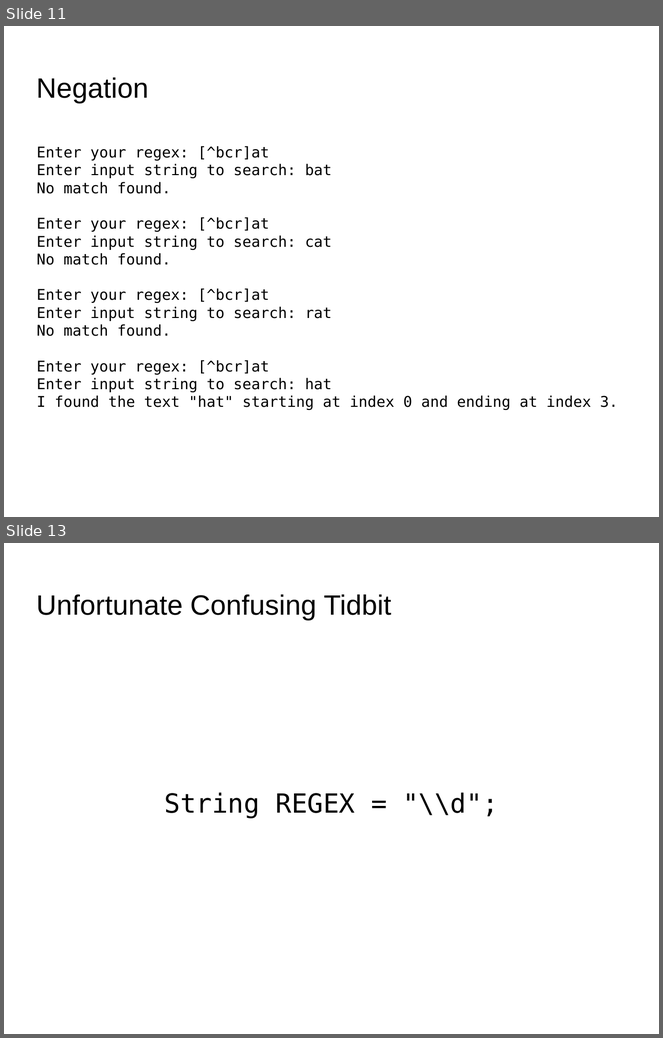
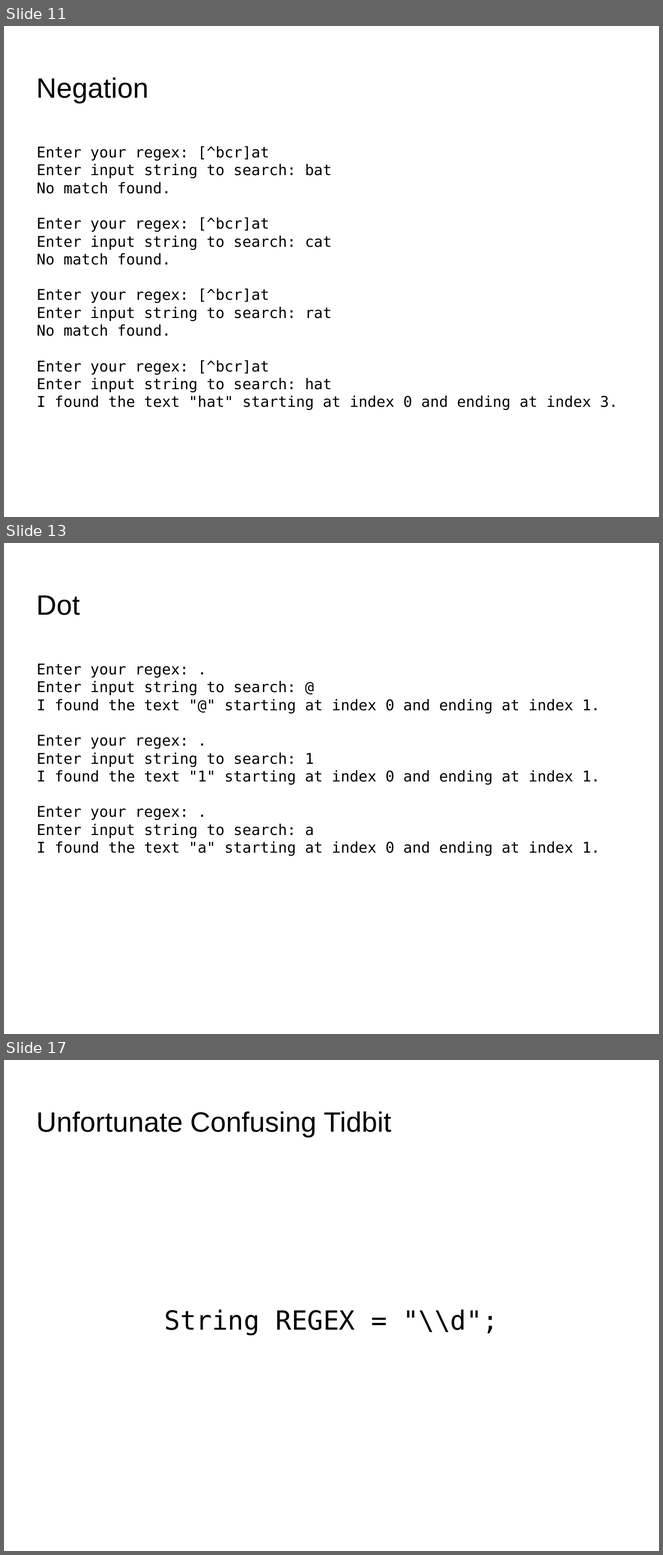
Before and after one commit to codetech/regular-expressions, a slide deck: presentation/presentation.odp. Shown one above the other, each under a label of ours: slides 11 and 13 before the commit, slides 11, 13 and 17 after it; the slides between them are not shown. The pictures are 663x1038 and 663x1555 pixels, drawn with LibreOffice and Linux fonts; fonts in the diff are those of the drawing; background and template pictures are left out. Boxes give left, top, right and bottom in pixels: in the first picture for what was removed or moved away, otherwise in the second. Text is boxed around its words. In the diff, an @@ line names an element or a change of style, - is before the commit and + after.

```diff
--- a/presentation/presentation.odp
+++ b/presentation/presentation.odp
@@ slide 13 added at <box>4,543,659,1034</box>, background picture (left out) @@
@@ title added at <box>37,596,80,615</box>, 33.9 pt, text #000000 @@
+Dot
@@ text added at <box>37,664,600,856</box>, 18 pt, text #000000 @@
+Enter your regex: .
+Enter input string to search: @
+I found the text "@" starting at index 0 and ending at index 1.
+Enter your regex: .
+Enter input string to search: 1
+I found the text "1" starting at index 0 and ending at index 1.
+Enter your regex: .
+Enter input string to search: a
+I found the text "a" starting at index 0 and ending at index 1.
@@ what was slide 13 is now slide 17 @@
```
Also in this commit, not shown: 2 slides changed, 9 other slides added, 2 other files.
